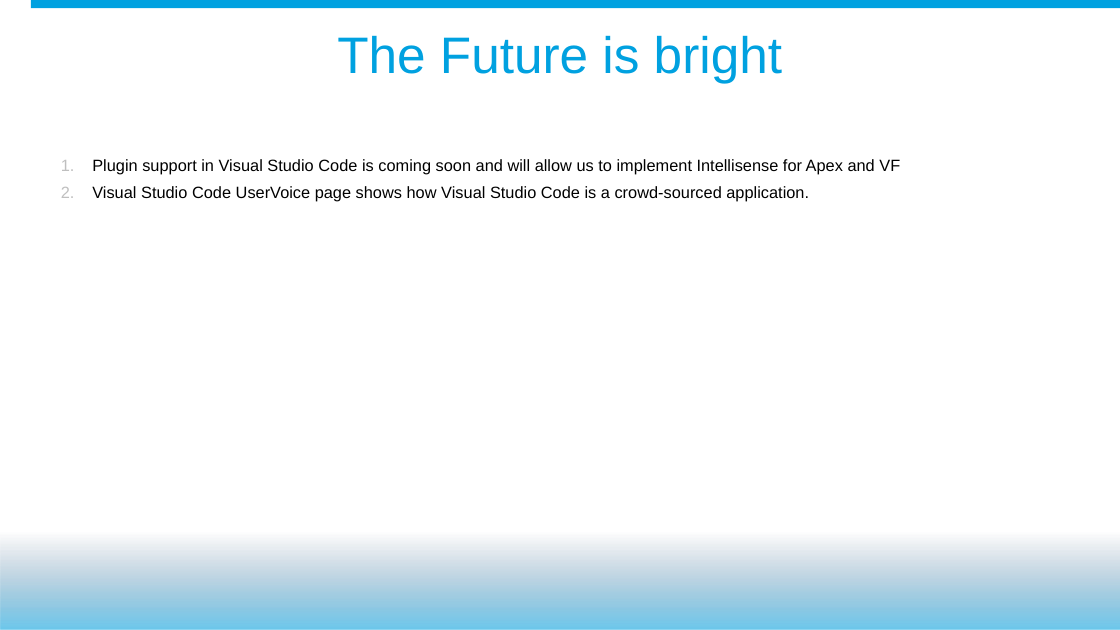
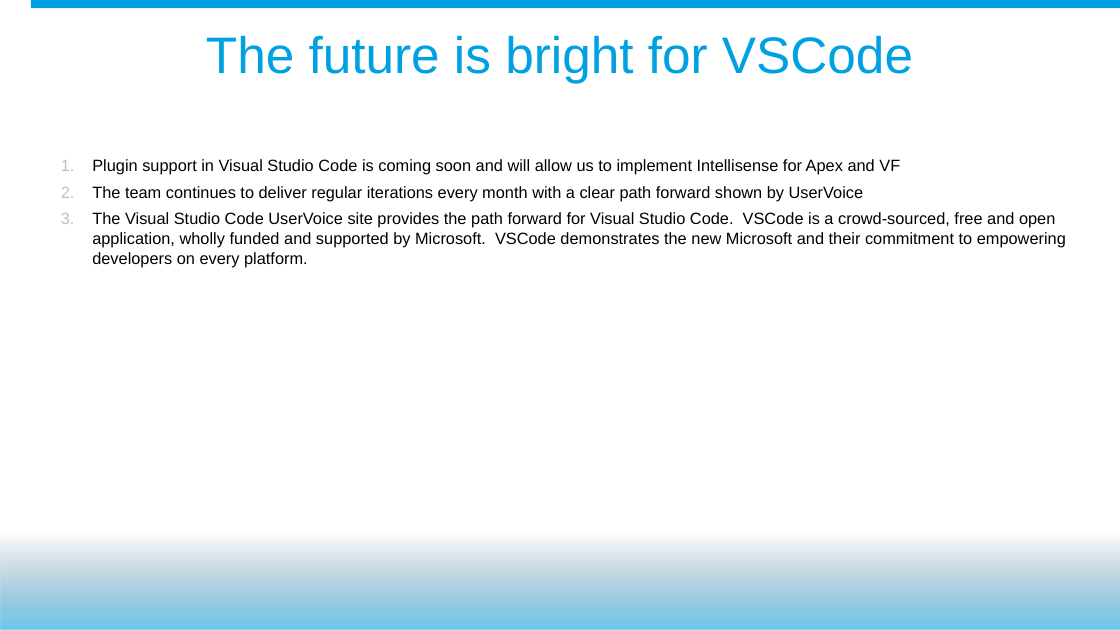
Before and after one commit to mobiletta/VSCode-DF15, a slide deck: slide 20 of John Nelson - DF15 - PowerPoint Presentation - Draft.pptx (slide 19 before the commit). Drawn at 1120x630 pixels with LibreOffice and Linux fonts; fonts in the diff are those of the drawing; background and template pictures are left out. Boxes give left, top, right and bottom in pixels: in the first picture for what was removed or moved away, otherwise in the second. Text is boxed around its words. In the diff, an @@ line names an element or a change of style, - is before the commit and + after.

Commit message:
Updated Presentation

```diff
--- a/John Nelson - DF15 - PowerPoint Presentation - Draft.pptx
+++ b/John Nelson - DF15 - PowerPoint Presentation - Draft.pptx
@@ title at bbox=[206, 35, 913, 83]: text changed @@
-The Future is bright
+The future is bright for VSCode
@@ text at bbox=[92, 186, 1066, 267]: text changed @@
-  2. Visual Studio Code UserVoice page shows how Visual Studio Code is a crowd-sourced application.
+  2. The team continues to deliver regular iterations every month with a clear path forward shown by UserVoice
+  3. The Visual Studio Code UserVoice site provides the path forward for Visual Studio Code. VSCode is a crowd-sourced, free and open application, wholly funded and supported by Microsoft. VSCode demonstrates the new Microsoft and their commitment to empowering developers on every platform.
```
Also in this commit, not shown: 6 other slides changed, 6 slides added, 5 slides removed, 34 other files.
